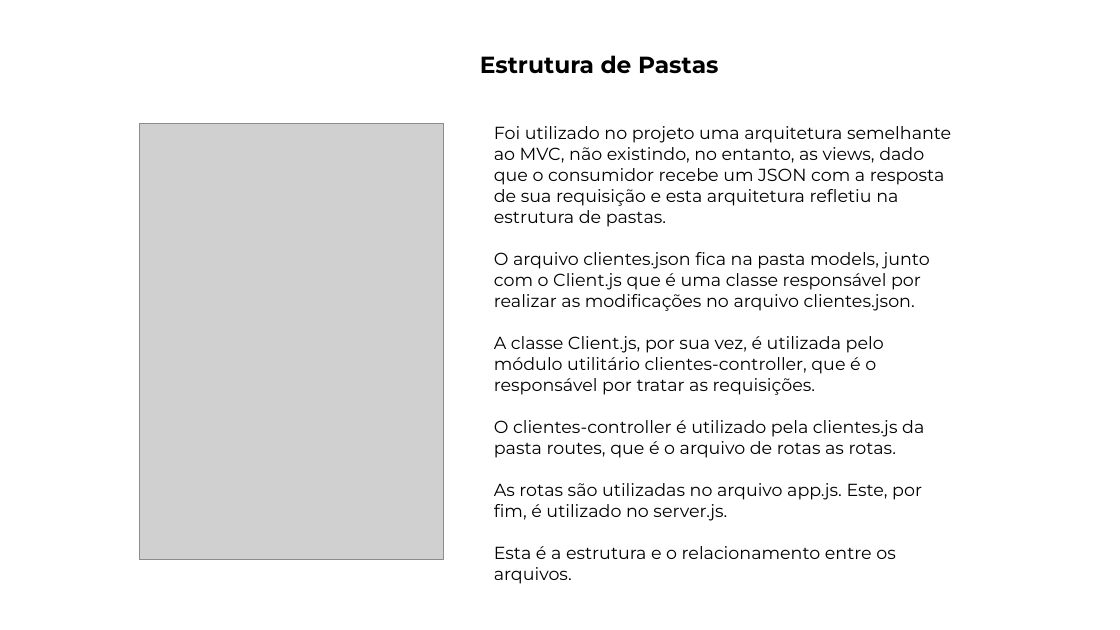
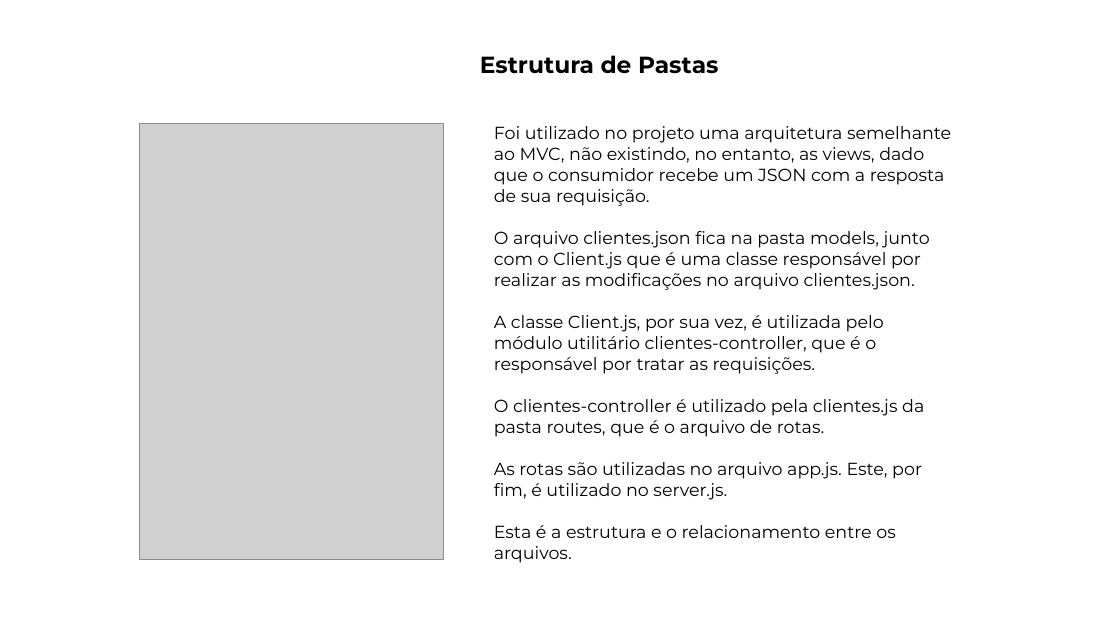
Before and after one commit to JdSeus/UCPEL_PI8, a slide deck: slide 4 of apresentacao.pptx. Drawn at 1120x630 pixels with LibreOffice and Linux fonts; fonts in the diff are those of the drawing; grey boxes stand for pictures; background and template pictures are left out. Boxes give left, top, right and bottom in pixels: in the first picture for what was removed or moved away, otherwise in the second. Text is boxed around its words. In the diff, an @@ line names an element or a change of style, - is before the commit and + after.

```diff
--- a/apresentacao.pptx
+++ b/apresentacao.pptx
@@ text at (x1=494, y1=126, x2=951, y2=206): text changed @@
-Foi utilizado no projeto uma arquitetura semelhante ao MVC, não existindo, no entanto, as views, dado que o consumidor recebe um JSON com a resposta de sua requisição e esta arquitetura refletiu na estrutura de pastas.
+Foi utilizado no projeto uma arquitetura semelhante ao MVC, não existindo, no entanto, as views, dado que o consumidor recebe um JSON com a resposta de sua requisição.
@@ text at (x1=494, y1=399, x2=924, y2=437): text changed @@
-O clientes-controller é utilizado pela clientes.js da pasta routes, que é o arquivo de rotas as rotas.
+O clientes-controller é utilizado pela clientes.js da pasta routes, que é o arquivo de rotas.
```
Also in this commit, not shown: 5 other slides changed, 5 slides added, 3 slides removed, 2 other files.
